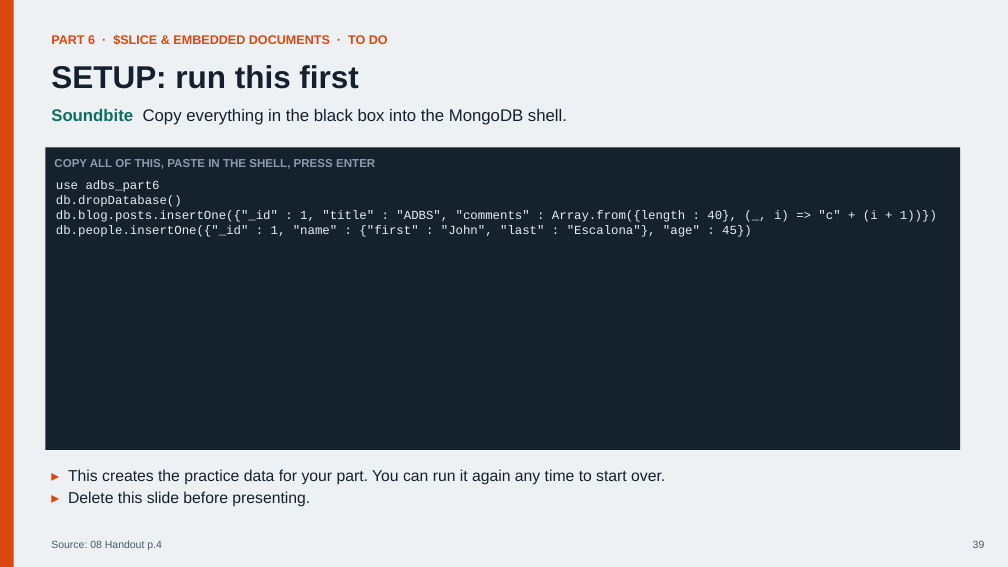
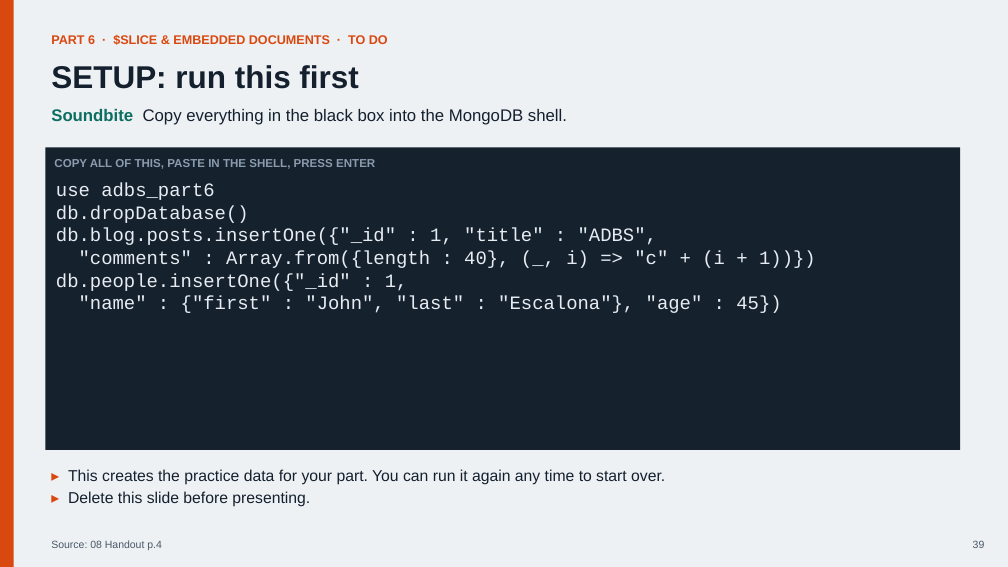
Before and after one commit to Tiredicey/ADBS, a slide deck: slide 39 of 02_GROUP_DECK/ADBS_GROUP_DECK.pptx. Drawn at 1008x567 pixels with LibreOffice and Linux fonts; fonts in the diff are those of the drawing. Boxes give left, top, right and bottom in pixels: in the first picture for what was removed or moved away, otherwise in the second. Text is boxed around its words. In the diff, an @@ line names an element or a change of style, - is before the commit and + after.

```diff
--- a/02_GROUP_DECK/ADBS_GROUP_DECK.pptx
+++ b/02_GROUP_DECK/ADBS_GROUP_DECK.pptx
@@ text at (56,183,249,223): size 11.8 to 18 pt in "use adbs_part6", "db.dropDatabase()" @@
@@ text at (56,228,816,313): text changed; size 11.8 to 18 pt @@
-db.blog.posts.insertOne({"_id" : 1, "title" : "ADBS", "comments" : Array.from({length : 40}, (_, i) => "c" + (i + 1))})
-db.people.insertOne({"_id" : 1, "name" : {"first" : "John", "last" : "Escalona"}, "age" : 45})
+db.blog.posts.insertOne({"_id" : 1, "title" : "ADBS",
+"comments" : Array.from({length : 40}, (_, i) => "c" + (i + 1))})
+db.people.insertOne({"_id" : 1,
+"name" : {"first" : "John", "last" : "Escalona"}, "age" : 45})
```
Also in this commit, not shown: 3 other slides changed, 2 other files.
